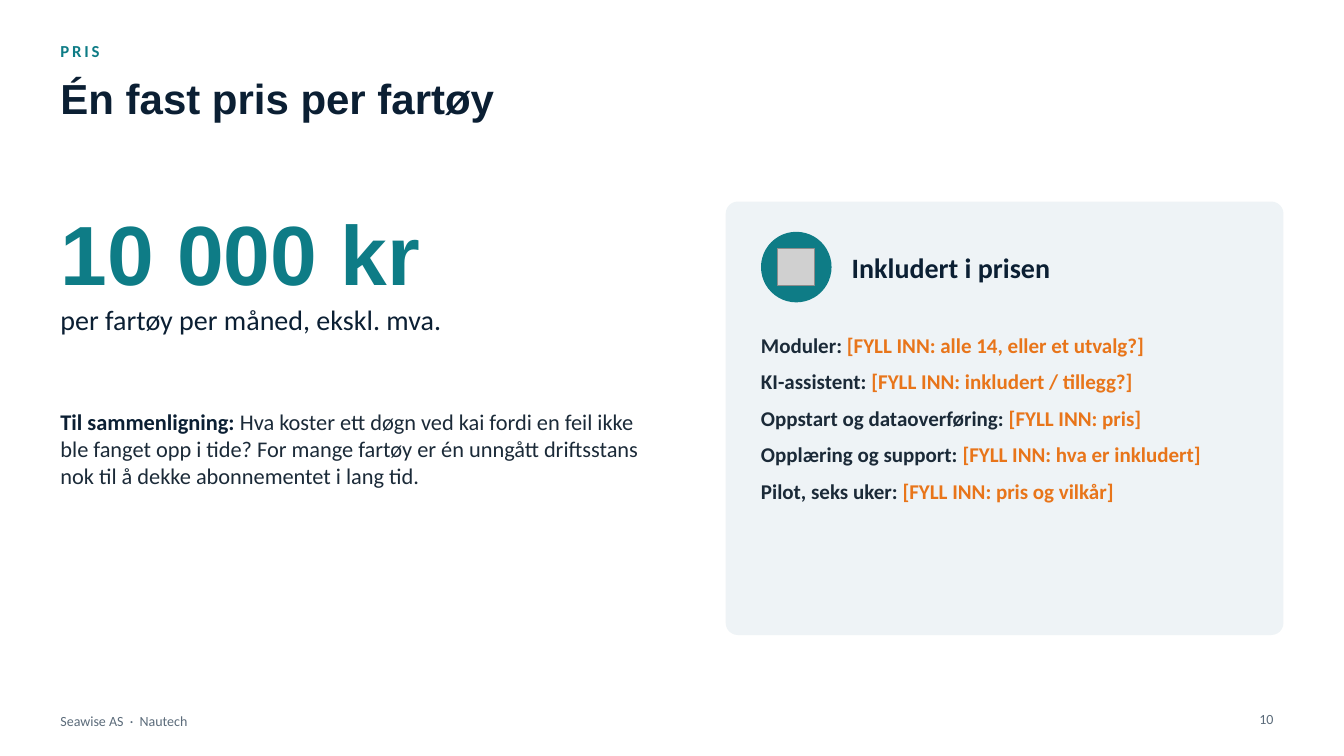
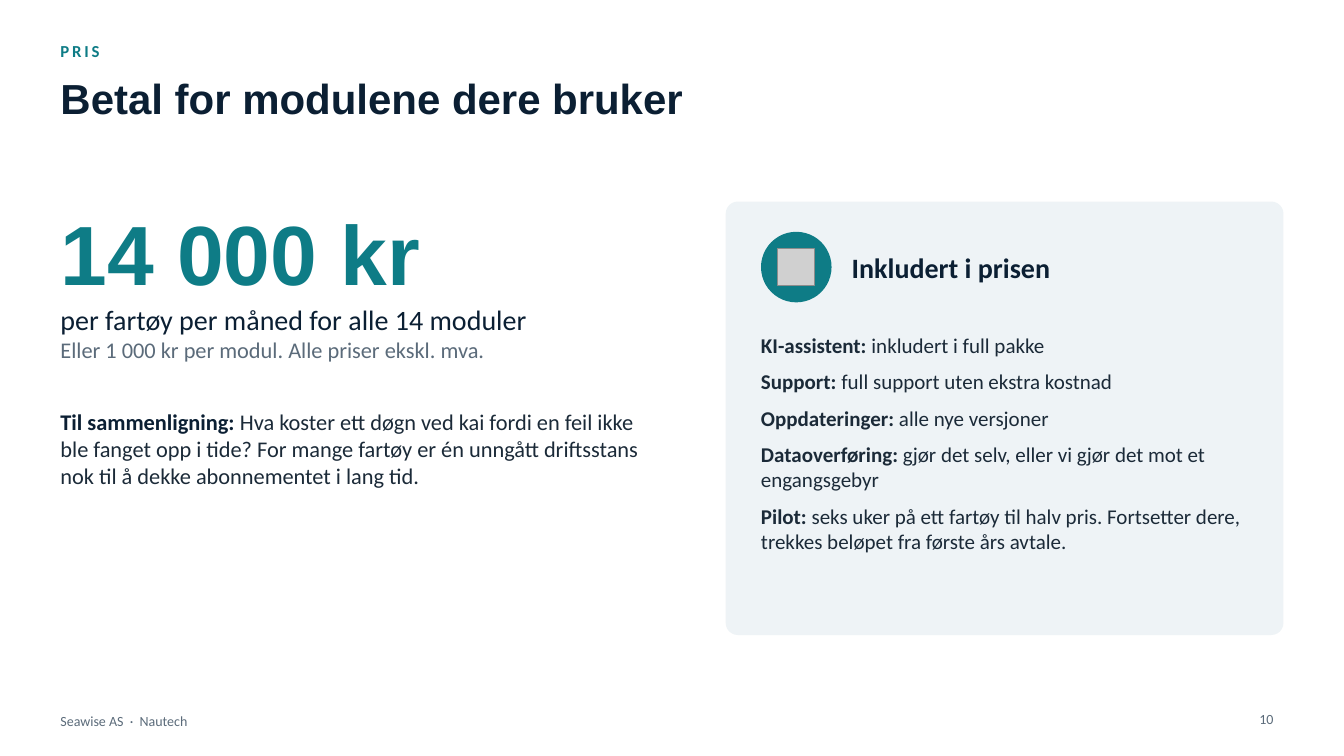
Before and after one commit to akopperstad/Claude, a slide deck: slide 10 of presentasjoner/Nautech - Kundepresentasjon v2.pptx. Drawn at 1344x756 pixels with LibreOffice and Linux fonts; fonts in the diff are those of the drawing; grey boxes stand for pictures. Boxes give left, top, right and bottom in pixels: in the first picture for what was removed or moved away, otherwise in the second. Text is boxed around its words. In the diff, an @@ line names an element or a change of style, - is before the commit and + after.

```diff
--- a/presentasjoner/Nautech - Kundepresentasjon v2.pptx
+++ b/presentasjoner/Nautech - Kundepresentasjon v2.pptx
@@ title at <box>60,83,683,115</box>: text changed @@
-Én fast pris per fartøy
+Betal for modulene dere bruker
@@ text at <box>60,224,527,362</box>: text changed; size 20 to 16 pt; text colour #0B1F33 to #5B6B7A @@
-10 000 kr
-per fartøy per måned, ekskl. mva.
+14 000 kr
+per fartøy per måned for alle 14 moduler
+Eller 1 000 kr per modul. Alle priser ekskl. mva.
@@ text at <box>761,338,1240,553</box>: text changed; text colour #E8751A to #1B2A38; bold off @@
-Moduler: [FYLL INN: alle 14, eller et utvalg?]
-KI-assistent: [FYLL INN: inkludert / tillegg?]
-Oppstart og dataoverføring: [FYLL INN: pris]
-Opplæring og support: [FYLL INN: hva er inkludert]
-Pilot, seks uker: [FYLL INN: pris og vilkår]
+KI-assistent: inkludert i full pakke
+Support: full support uten ekstra kostnad
+Oppdateringer: alle nye versjoner
+Dataoverføring: gjør det selv, eller vi gjør det mot et engangsgebyr
+Pilot: seks uker på ett fartøy til halv pris. Fortsetter dere, trekkes beløpet fra første års avtale.
```
Also in this commit, not shown: 4 other slides changed, 1 other file.
